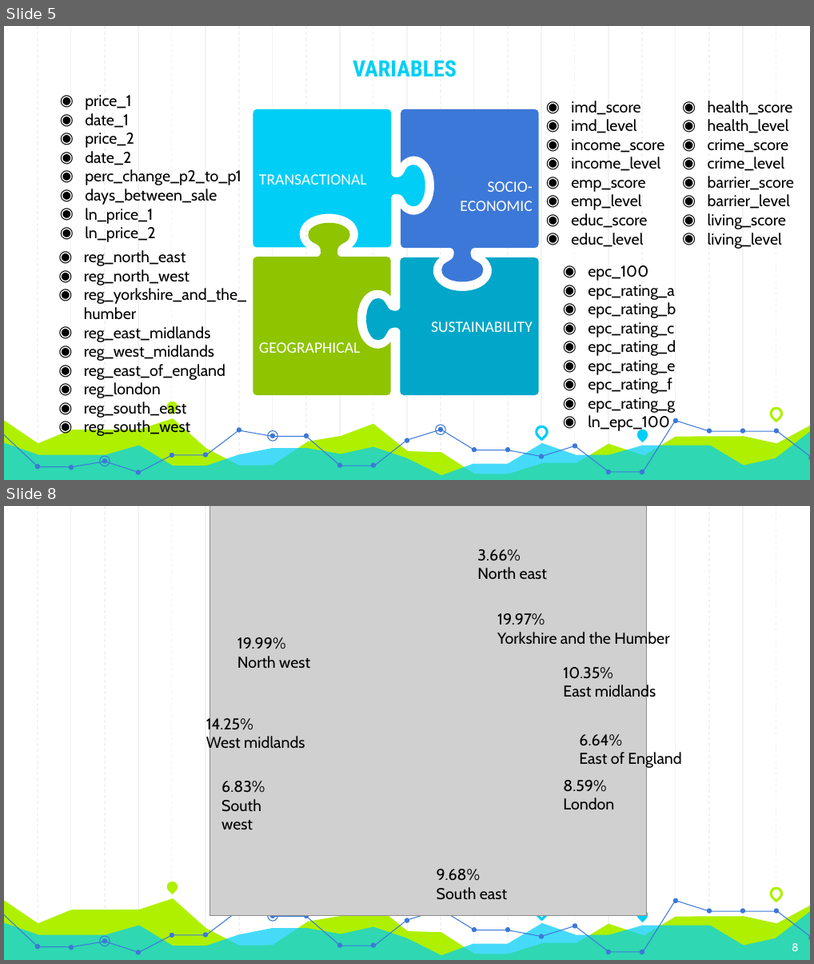
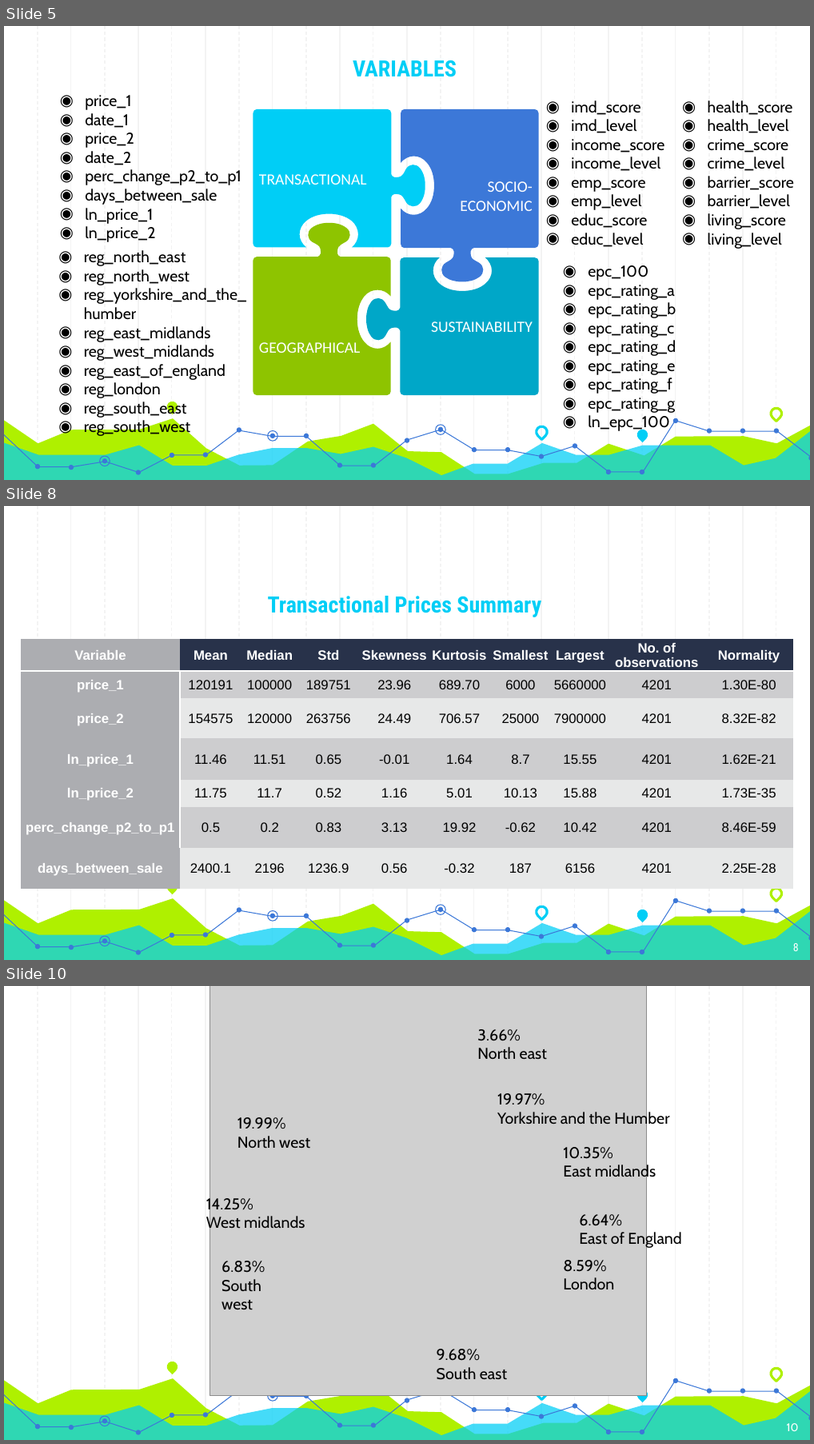
Before and after one commit to Sanchayan-Bhowal/Project-Energy-Economy, a slide deck: Project_ppt.pptx. Shown one above the other, each under a label of ours: slides 5 and 8 before the commit, slides 5, 8 and 10 after it; the slides between them are not shown. The pictures are 814x964 and 814x1444 pixels, drawn with LibreOffice and Linux fonts; fonts in the diff are those of the drawing; grey boxes stand for pictures. Boxes give left, top, right and bottom in pixels: in the first picture for what was removed or moved away, otherwise in the second. Text is boxed around its words. In the diff, an @@ line names an element or a change of style, - is before the commit and + after.

```diff
--- a/Project_ppt.pptx
+++ b/Project_ppt.pptx
@@ slide 8 added at bbox=[4, 506, 810, 960], background #FFFFFF; not listed: 59 template elements that a slide beside it also shows @@
@@ title added at bbox=[268, 596, 542, 617], 20 pt, text #00CEF6, bold @@
+Transactional Prices Summary
@@ table added at bbox=[21, 639, 794, 890], 7 rows, 10 columns @@
+Variable | Mean | Median | Std | Skewness | Kurtosis | Smallest | Largest | No. of observations | Normality
+price_1 | 120191 | 100000 | 189751 | 23.96 | 689.70 | 6000 | 5660000 | 4201 | 1.30E-80
+price_2 | 154575 | 120000 | 263756 | 24.49 | 706.57 | 25000 | 7900000 | 4201 | 8.32E-82
+ln_price_1 | 11.46 | 11.51 | 0.65 | -0.01 | 1.64 | 8.7 | 15.55 | 4201 | 1.62E-21
+ln_price_2 | 11.75 | 11.7 | 0.52 | 1.16 | 5.01 | 10.13 | 15.88 | 4201 | 1.73E-35
+perc_change_p2_to_p1 | 0.5 | 0.2 | 0.83 | 3.13 | 19.92 | -0.62 | 10.42 | 4201 | 8.46E-59
+days_between_sale | 2400.1 | 2196 | 1236.9 | 0.56 | -0.32 | 187 | 6156 | 4201 | 2.25E-28
@@ page number added at bbox=[794, 943, 799, 951], 10 pt, text #FFFFFF @@
+8
@@ what was slide 8 is now slide 10 @@
@@ page number at bbox=[787, 1423, 799, 1431]: text changed @@
-8
+10
```
Also in this commit, not shown: 7 slides changed, 9 other slides added, 1 slide removed, 1 other file.
